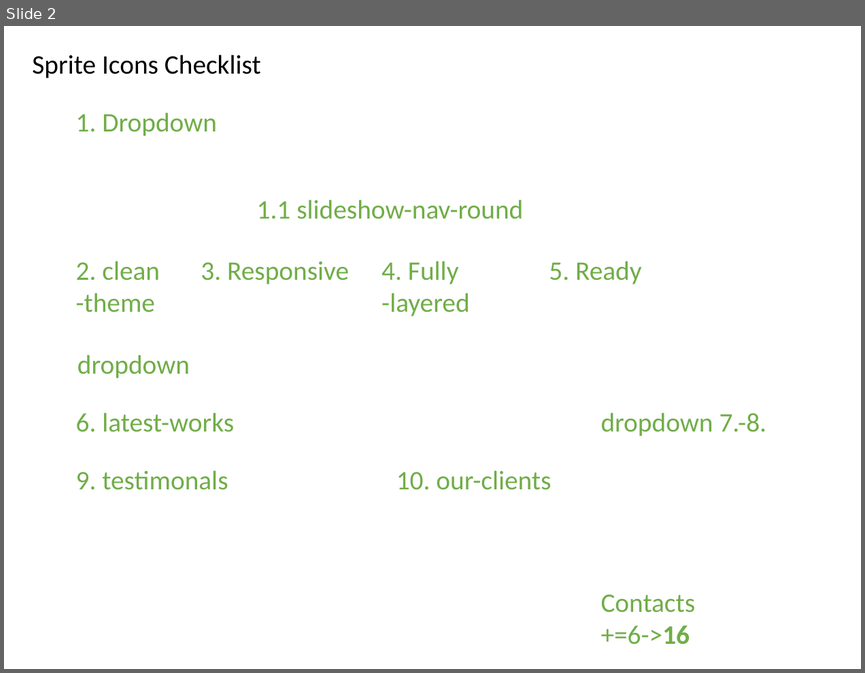
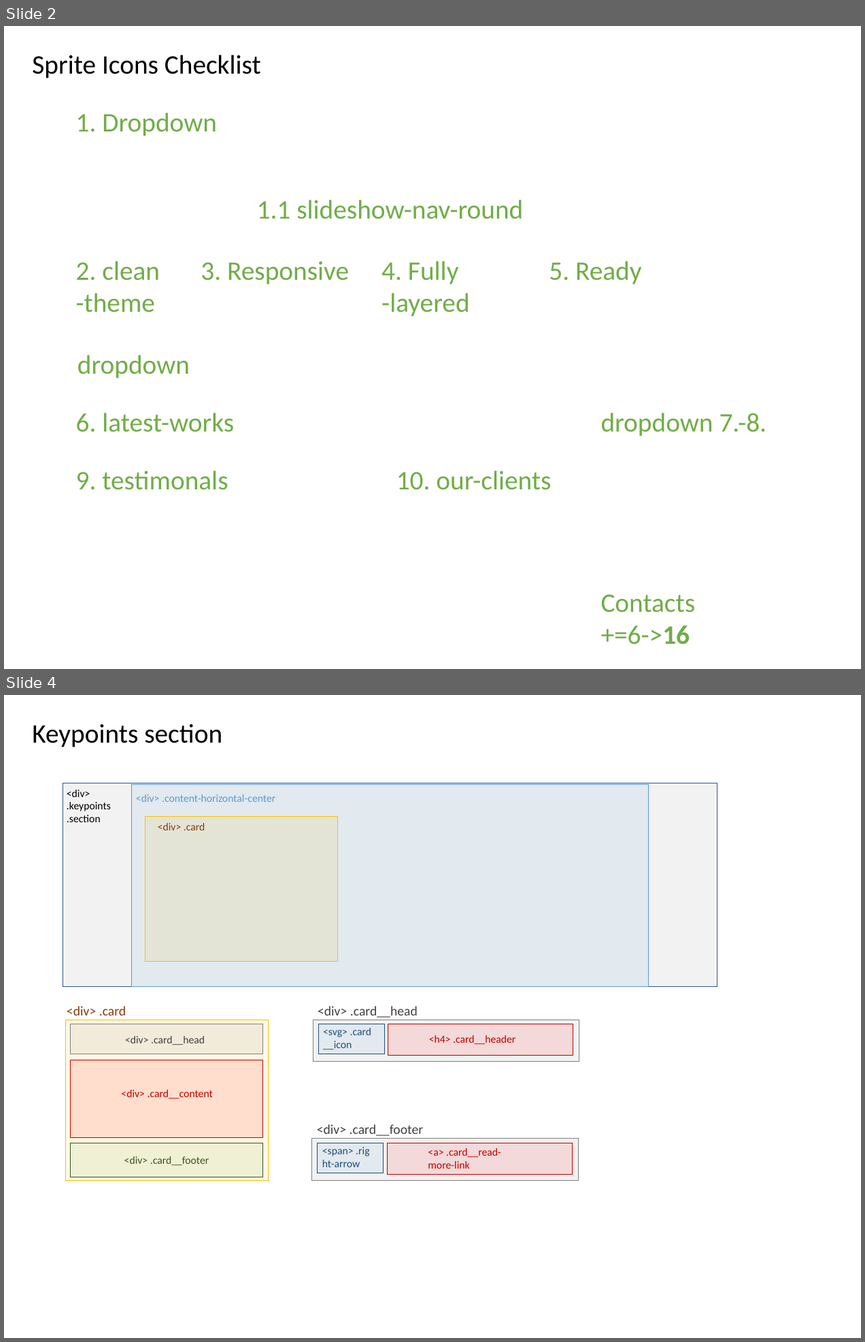
Before and after one commit to taletski/firstpage-vanilla, a slide deck: layout.pptx. Shown one above the other, each under a label of ours: slide 2 before the commit, slides 2 and 4 after it; the slides between them are not shown. The pictures are 865x673 and 865x1342 pixels, drawn with LibreOffice and Linux fonts; fonts in the diff are those of the drawing. Boxes give left, top, right and bottom in pixels: in the first picture for what was removed or moved away, otherwise in the second. Text is boxed around its words. In the diff, an @@ line names an element or a change of style, - is before the commit and + after.

Commit message:
added a preliminary layout for the keypoints section and the keypoints cards

```diff
--- a/layout.pptx
+++ b/layout.pptx
@@ slide 4 added at <box>4,695,861,1338</box>, background #FFFFFF @@
@@ text added at <box>32,724,222,747</box>, 40 pt, text #000000 @@
+Keypoints section
@@ rectangle added at <box>62,783,717,987</box>, fill #F2F2F2, outline #325491 1 pt @@
@@ text added at <box>67,790,111,822</box>, 16 pt, text #000000 @@
+<div>
+.keypoints
+.section
@@ rectangle added at <box>131,785,648,986</box>, fill #5B9BD5 at 10% opacity, outline #5B9BD5 1 pt @@
@@ text added at <box>136,794,275,802</box>, 16 pt, text #5B9BD5 @@
+<div> .content-horizontal-center
@@ rectangle added at <box>145,817,337,961</box>, fill #FFC000 at 10% opacity, outline #FFC000 1 pt @@
@@ text added at <box>158,823,205,830</box>, 16 pt, text #843C0B @@
+<div> .card
@@ rectangle added at <box>66,1019,268,1180</box>, fill #FFC000 at 10% opacity, outline #FFC000 1 pt @@
@@ text added at <box>67,1006,126,1015</box>, 20 pt, text #843C0B @@
+<div> .card
@@ rectangle added at <box>313,1019,579,1061</box>, fill #808080 at 10% opacity, outline #808080 1 pt @@
@@ text added at <box>317,1006,417,1017</box>, 20 pt, text #404040 @@
+<div> .card__head
@@ rectangle added at <box>70,1023,262,1053</box>, fill #808080 at 10% opacity, outline #808080 1 pt @@
@@ text added at <box>125,1036,205,1045</box>, 16 pt, text #404040 @@
+<div> .card__head
@@ rectangle added at <box>318,1023,384,1053</box>, fill #5B9BD5 at 10% opacity, outline #1F4E79 1 pt @@
@@ text added at <box>323,1028,372,1049</box>, 16 pt, text #1F4E79 @@
+<svg> .card__icon
@@ rectangle added at <box>388,1023,572,1055</box>, fill #FF0000 at 10% opacity, outline #C00000 1 pt @@
@@ text added at <box>429,1035,515,1044</box>, 16 pt, text #C00000 @@
+<h4> .card__header
@@ rectangle added at <box>71,1059,263,1138</box>, fill #FF0000 at 10% opacity, outline #C00000 1 pt @@
@@ text added at <box>121,1089,213,1098</box>, 16 pt, text #C00000 @@
+<div> .card__content
@@ rectangle added at <box>70,1142,262,1176</box>, fill #70AD47 at 10% opacity, outline #385723 1 pt @@
@@ rectangle added at <box>312,1138,579,1180</box>, fill #808080 at 10% opacity, outline #808080 1 pt @@
@@ text added at <box>317,1124,424,1136</box>, 20 pt, text #404040 @@
+<div> .card__footer
@@ rectangle added at <box>317,1142,383,1172</box>, fill #5B9BD5 at 10% opacity, outline #1F4E79 1 pt @@
@@ rectangle added at <box>387,1142,572,1174</box>, fill #FF0000 at 10% opacity, outline #C00000 1 pt @@
@@ text added at <box>124,1156,209,1165</box>, 16 pt, text #385723 @@
+<div> .card__footer
@@ text added at <box>322,1149,360,1167</box>, 16 pt, text #1F4E79 @@
+<span> .right-arrow
@@ text added at <box>428,1148,501,1168</box>, 16 pt, text #C00000 @@
+<a> .card__read-more-link
```
